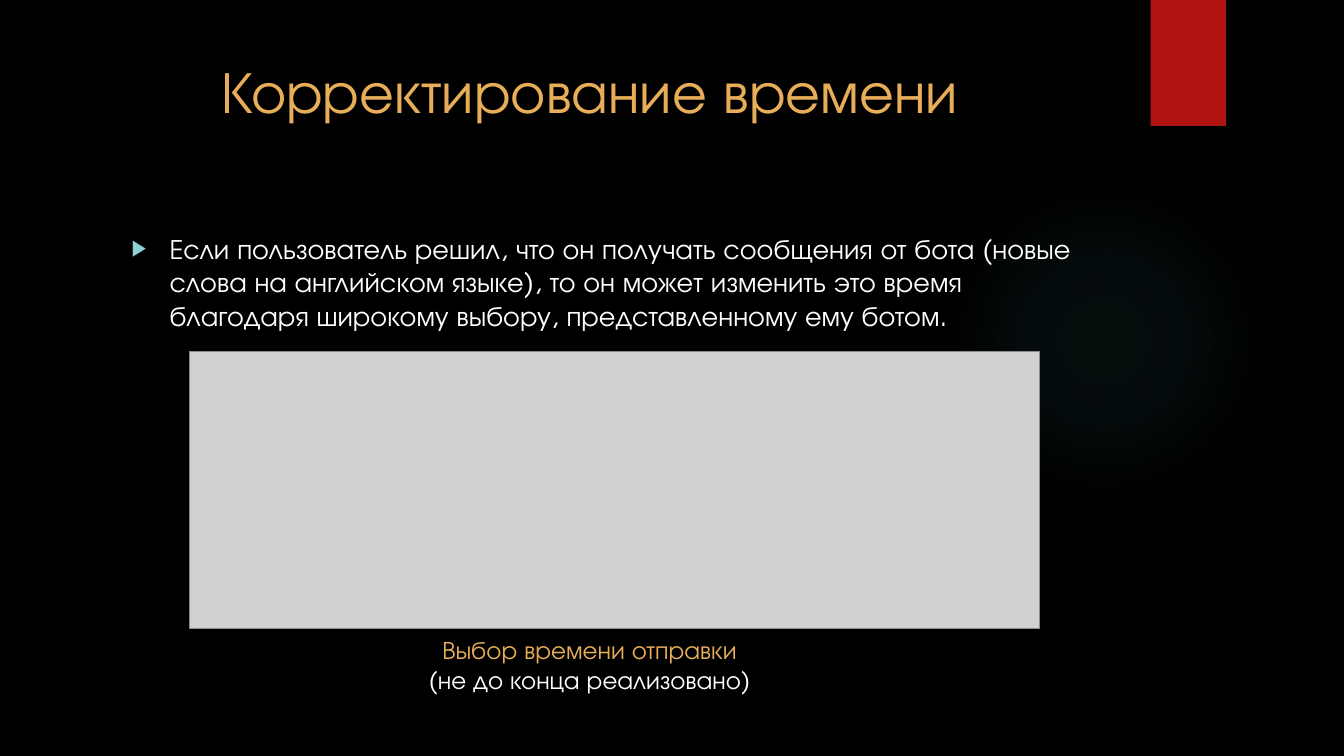
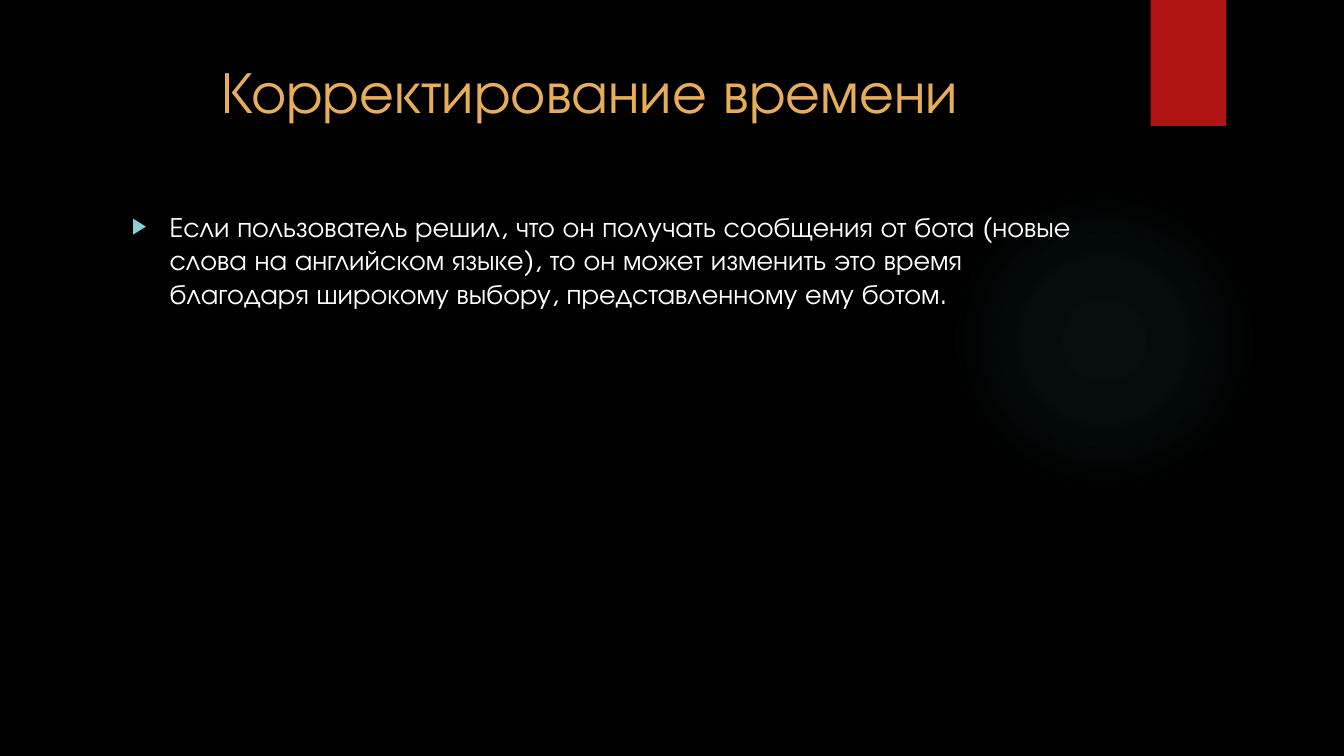
Before and after one commit to ArseniyChaldaev/EzEng, a slide deck: slide 4 of docs/Telegram-бот.pptx. Drawn at 1344x756 pixels with LibreOffice and Linux fonts; fonts in the diff are those of the drawing; grey boxes stand for pictures; background and template pictures are left out. Boxes give left, top, right and bottom in pixels: in the first picture for what was removed or moved away, otherwise in the second. Text is boxed around its words. In the diff, an @@ line names an element or a change of style, - is before the commit and + after.

```diff
--- a/docs/Telegram-бот.pptx
+++ b/docs/Telegram-бот.pptx
@@ text "Если пользователь решил, что он ...": place and size @@
-text "Если пользователь решил, что он ..." at bbox=[170, 240, 1070, 331]
+text "Если пользователь решил, что он ..." at bbox=[170, 218, 1070, 309]
@@ picture removed at bbox=[190, 352, 1040, 629] @@
@@ text removed at bbox=[438, 642, 741, 694] @@
-Выбор времени отправки
-(не до конца реализовано)
```
Also in this commit, not shown: 2 other slides changed, 3 slides added, 2 other files.
